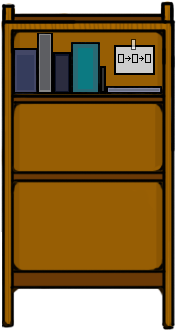
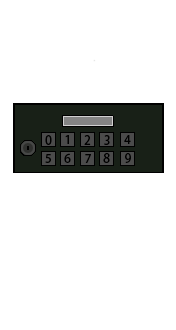
Comparing the layer stacks of the two 176 × 330 images. Changes:
hid "图层 8" over [106, 86, 163, 94]
hid "图层 7" over [100, 65, 106, 95]
hid "图层 6" over [71, 42, 101, 95]
hid "图层 5" over [52, 52, 72, 94]
hid "图层 4" over [36, 33, 53, 94]
hid "图层 3" over [12, 48, 38, 94]
added layer "图层 17" above "图层 15" over [13, 59, 164, 173]
hid "图层 15" over [114, 39, 155, 75]
hid "图层 2" over [1, 1, 176, 330]
